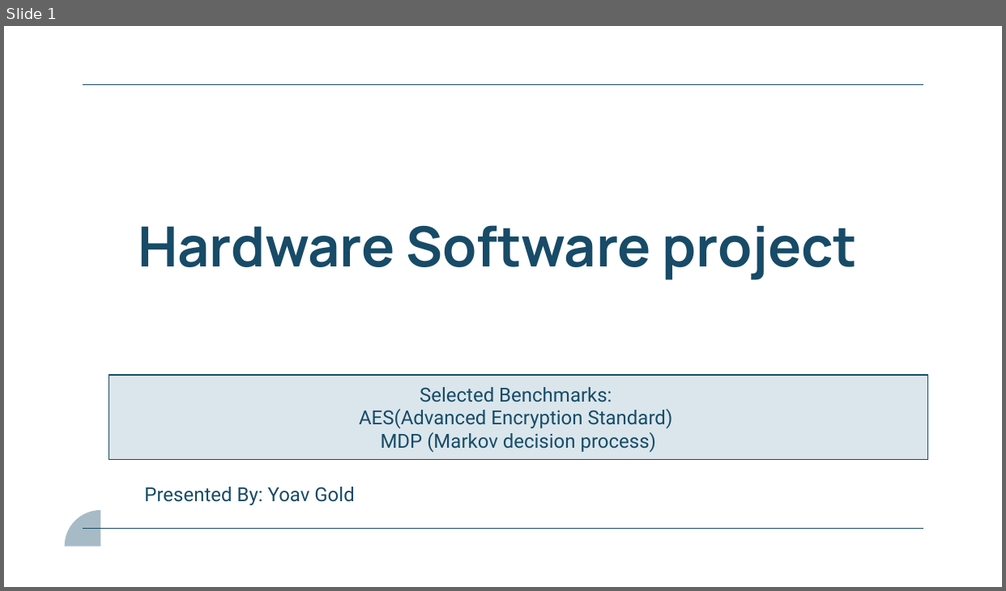
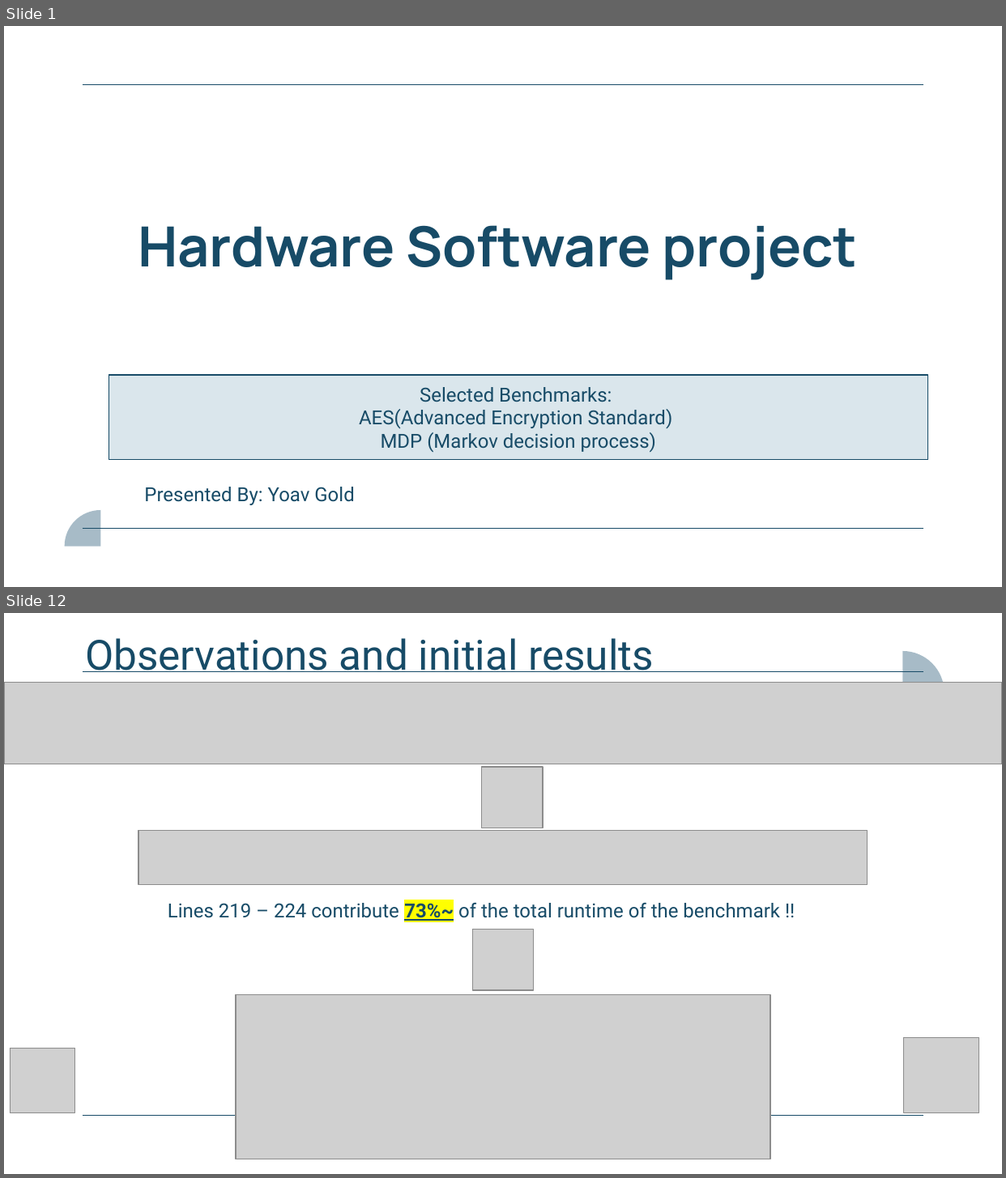
Before and after one commit to YoavGold/hw_sw_project, a slide deck: presentation/final_presentation.pptx. Shown one above the other, each under a label of ours: slide 1 before the commit, slides 1 and 12 after it; the slides between them are not shown. The pictures are 1006x591 and 1006x1178 pixels, drawn with LibreOffice and Linux fonts; fonts in the diff are those of the drawing; grey boxes stand for pictures. Boxes give left, top, right and bottom in pixels: in the first picture for what was removed or moved away, otherwise in the second. Text is boxed around its words. In the diff, an @@ line names an element or a change of style, - is before the commit and + after.

```diff
--- a/presentation/final_presentation.pptx
+++ b/presentation/final_presentation.pptx
@@ slide 12 added at (x1=4, y1=613, x2=1002, y2=1174), background #FFFFFF; not listed: 2 template elements that a slide beside it also shows @@
@@ title added at (x1=85, y1=638, x2=654, y2=672), 30 pt, text #174B67 @@
+  Observations and initial results
@@ freeform shape added at (x1=902, y1=651, x2=944, y2=693), fill #A7BBC7 @@
@@ picture added at (x1=4, y1=683, x2=1002, y2=764) @@
@@ picture added at (x1=482, y1=767, x2=543, y2=828) @@
@@ picture added at (x1=138, y1=831, x2=867, y2=884) @@
@@ text added at (x1=168, y1=902, x2=780, y2=921), 14 pt, text #174B67 @@
+Lines 219 – 224 contribute 73%~ of the total runtime of the benchmark !!
@@ picture added at (x1=472, y1=930, x2=533, y2=990) @@
@@ picture added at (x1=236, y1=995, x2=770, y2=1160) @@
@@ picture added at (x1=10, y1=1048, x2=74, y2=1113) @@
@@ picture added at (x1=903, y1=1038, x2=978, y2=1113) @@
```
Also in this commit, not shown: 1 slide changed, 37 other slides added, 1 other file.
